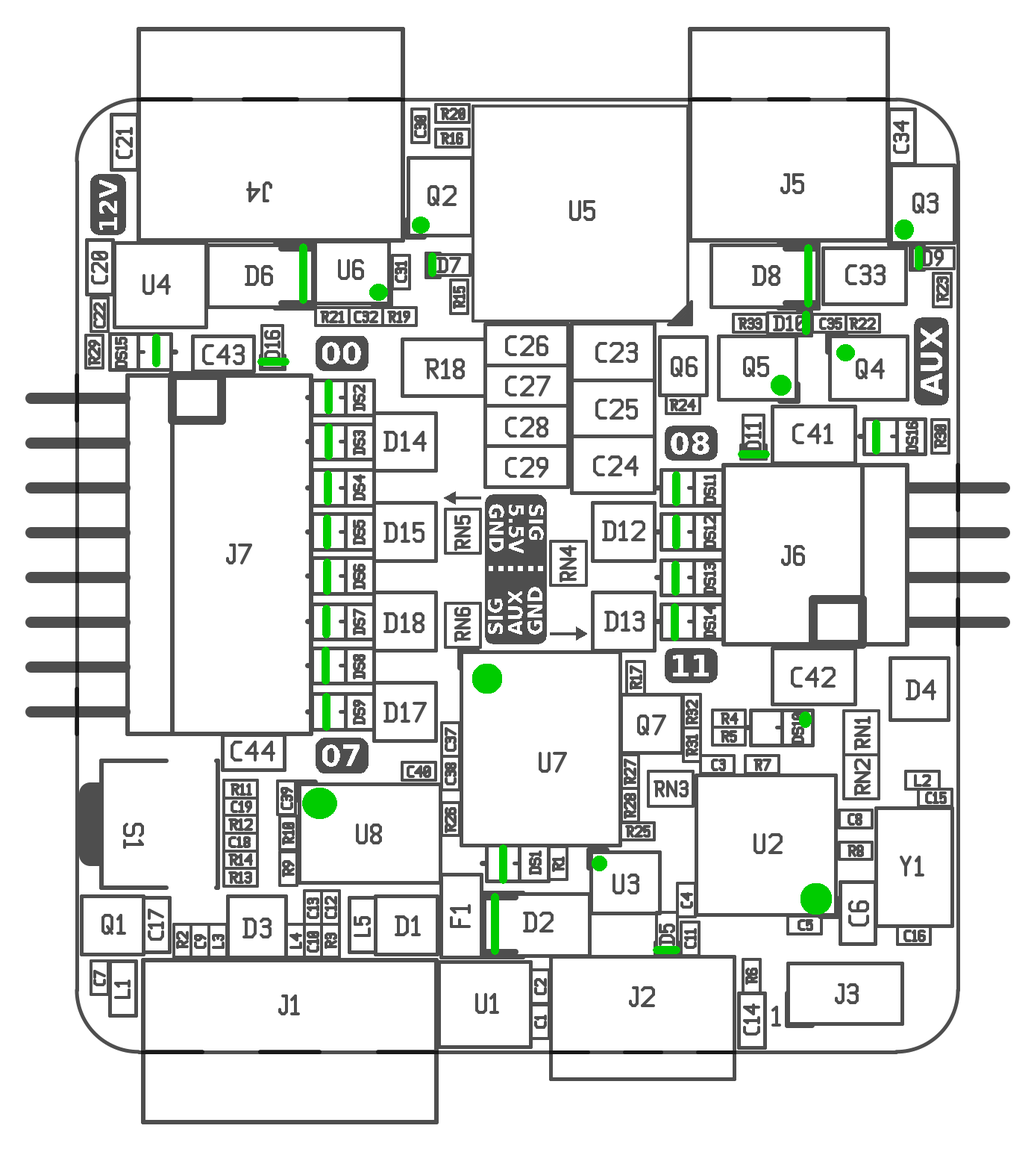
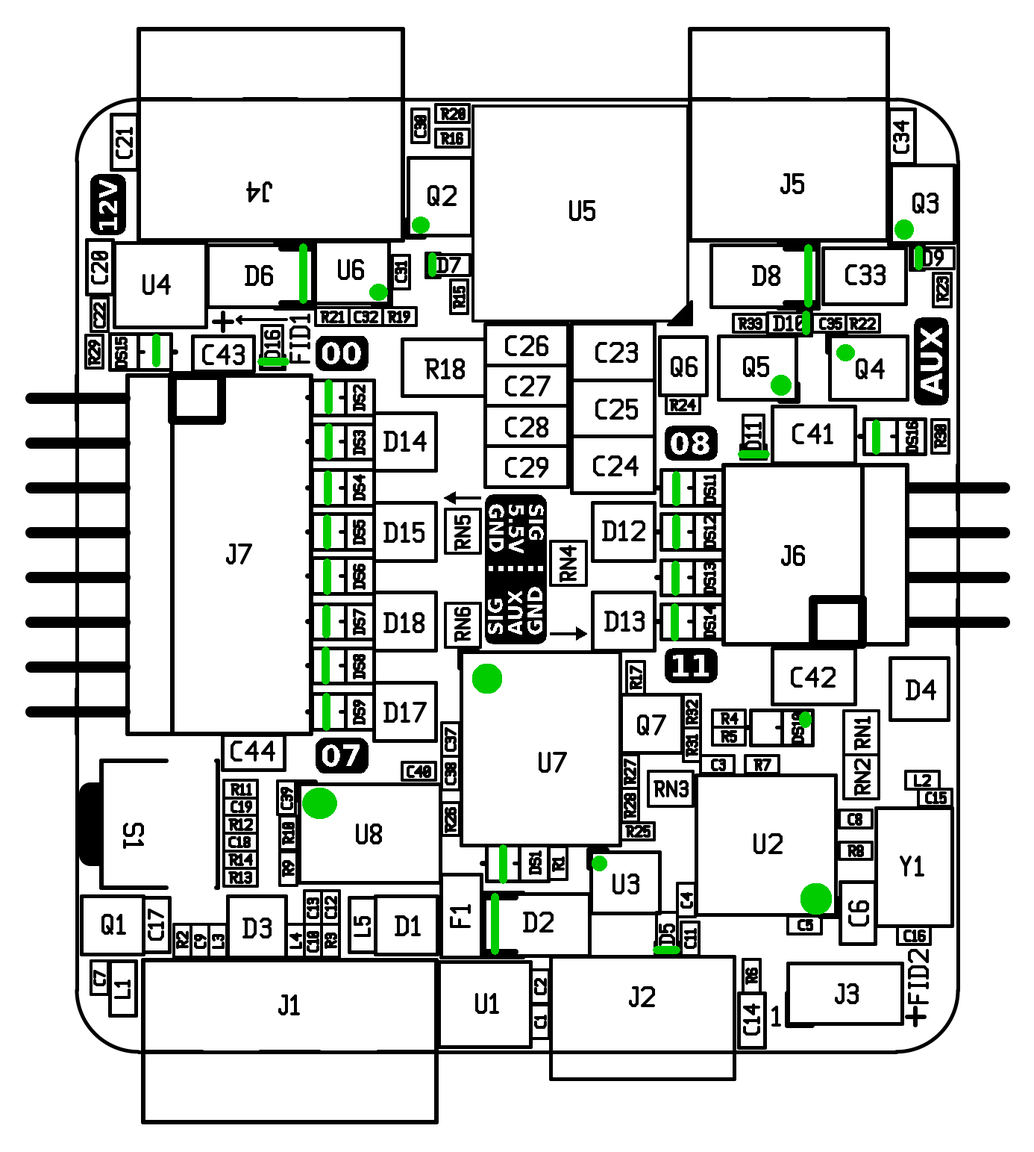
Two versions of the same layered image (w=1034, h=1152). Layer-by-layer changes:
renamed "SERVO.png" to "servo-locations.png", painted on it over 25, 26, 1011, 1125
